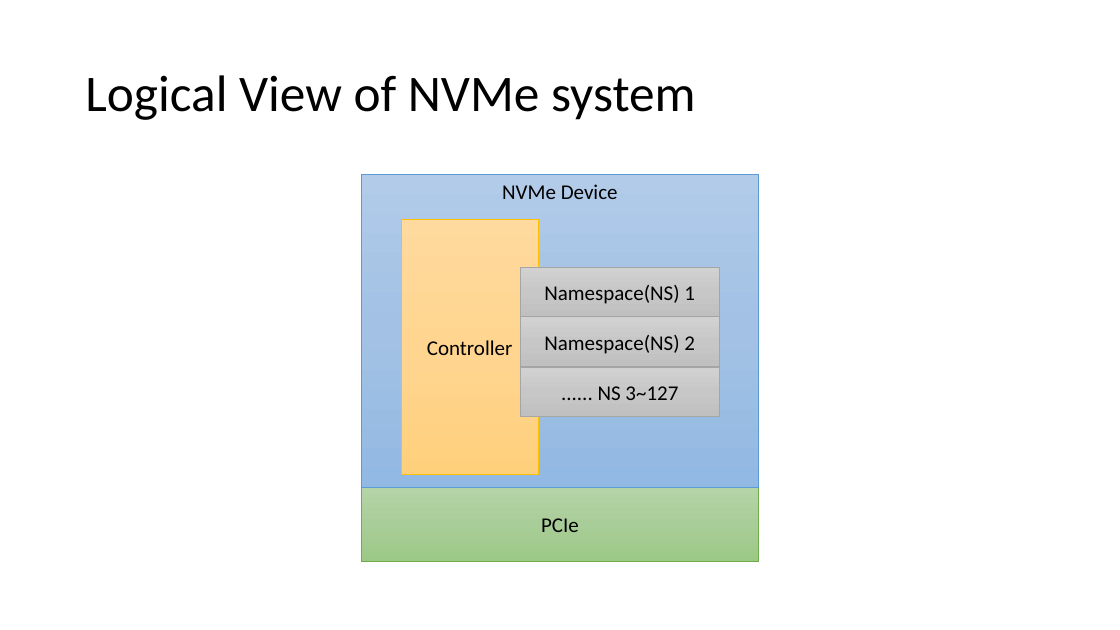
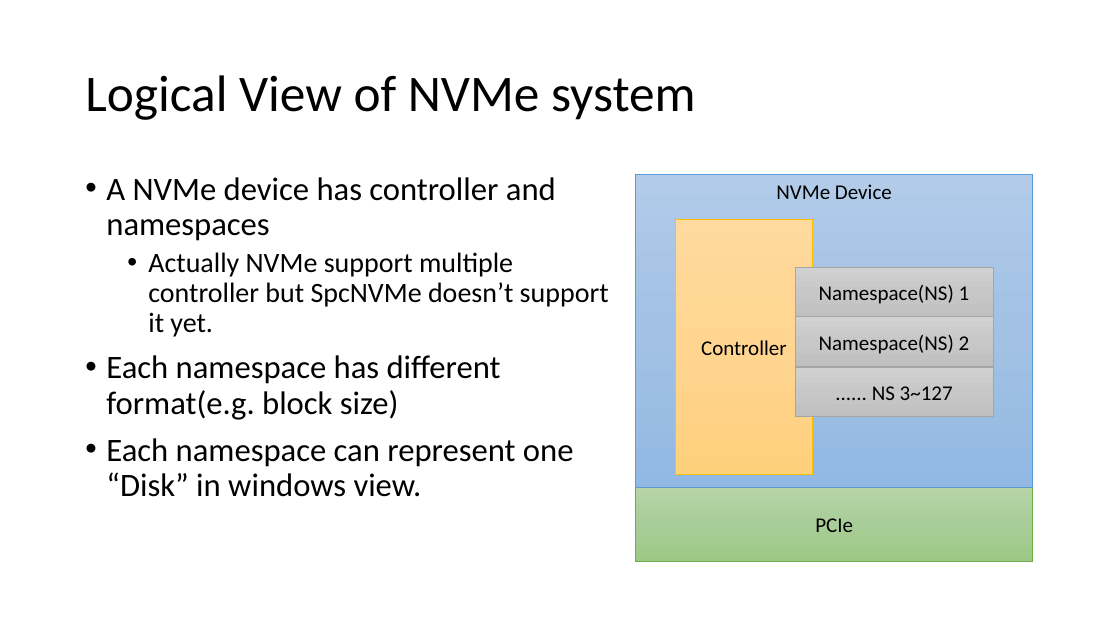
Before and after one commit to smokingpc/glendronach, a slide deck: slide 5 of doc/SPCNVMe_Introduction_and_Design.pptx. Drawn at 1120x630 pixels with LibreOffice and Linux fonts; fonts in the diff are those of the drawing. Boxes give left, top, right and bottom in pixels: in the first picture for what was removed or moved away, otherwise in the second. Text is boxed around its words. In the diff, an @@ line names an element or a change of style, - is before the commit and + after.

Commit message:
update slide

```diff
--- a/doc/SPCNVMe_Introduction_and_Design.pptx
+++ b/doc/SPCNVMe_Introduction_and_Design.pptx
@@ text added at bbox=[106, 177, 609, 497], 28 pt, text #000000 @@
+• A NVMe device has controller and namespaces
+  • Actually NVMe support multiple controller but SpcNVMe doesn’t support it yet.
+• Each namespace has different format(e.g. block size)
+• Each namespace can represent one “Disk” in windows view.
@@ 6 rectangles: place and size @@
-6 rectangles at bbox=[361, 174, 758, 561]
+6 rectangles at bbox=[636, 174, 1033, 561]
```
Also in this commit, not shown: 3 other slides changed, 18 slides added, 1 slide removed, 1 other file.
